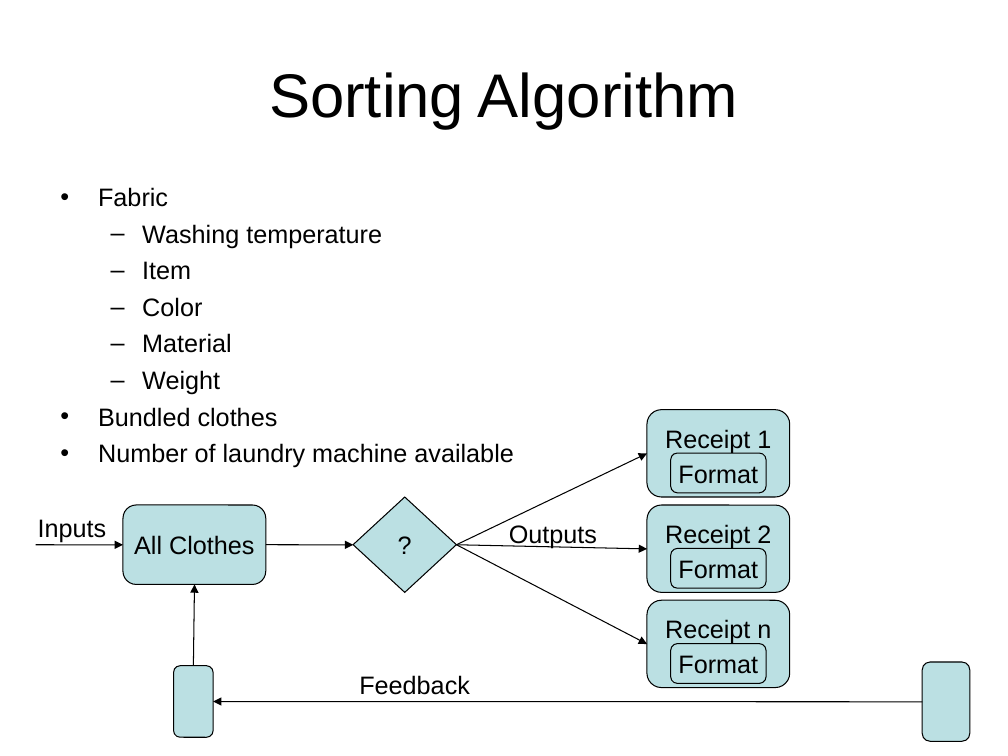
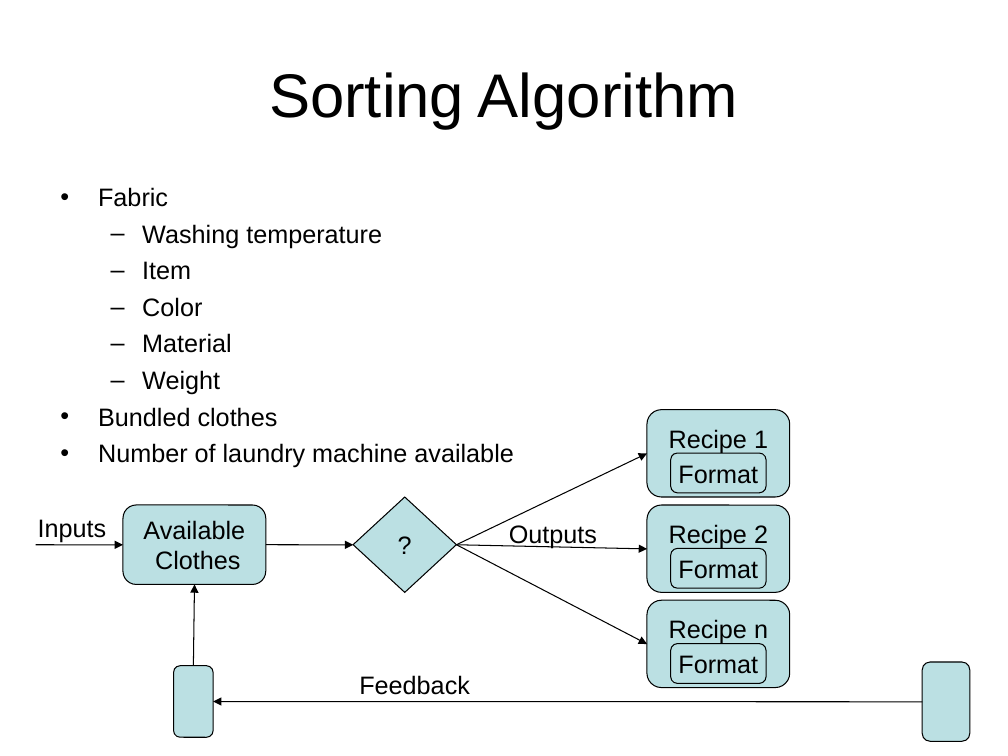
Before and after one commit to isurup/kalle-martin-group, a slide deck: slide 5 of RSD1/Grp1 p2.ppt. Drawn at 1008x756 pixels with LibreOffice and Linux fonts; fonts in the diff are those of the drawing. Boxes give left, top, right and bottom in pixels: in the first picture for what was removed or moved away, otherwise in the second. Text is boxed around its words. In the diff, an @@ line names an element or a change of style, - is before the commit and + after.

```diff
--- a/RSD1/Grp1 p2.ppt
+++ b/RSD1/Grp1 p2.ppt
@@ text in rounded rectangle at [669, 429, 768, 453]: text changed @@
-Receipt 1
+Recipe 1
@@ text in rounded rectangle at [143, 520, 245, 570]: text changed @@
-All Clothes
+Available
+Clothes
@@ text in rounded rectangle at [669, 524, 768, 549]: text changed @@
-Receipt 2
+Recipe 2
@@ text in rounded rectangle at [669, 619, 768, 644]: text changed @@
-Receipt n
+Recipe n
```
Also in this commit, not shown: 2 other slides changed, 1 slide added, 1 slide removed.
